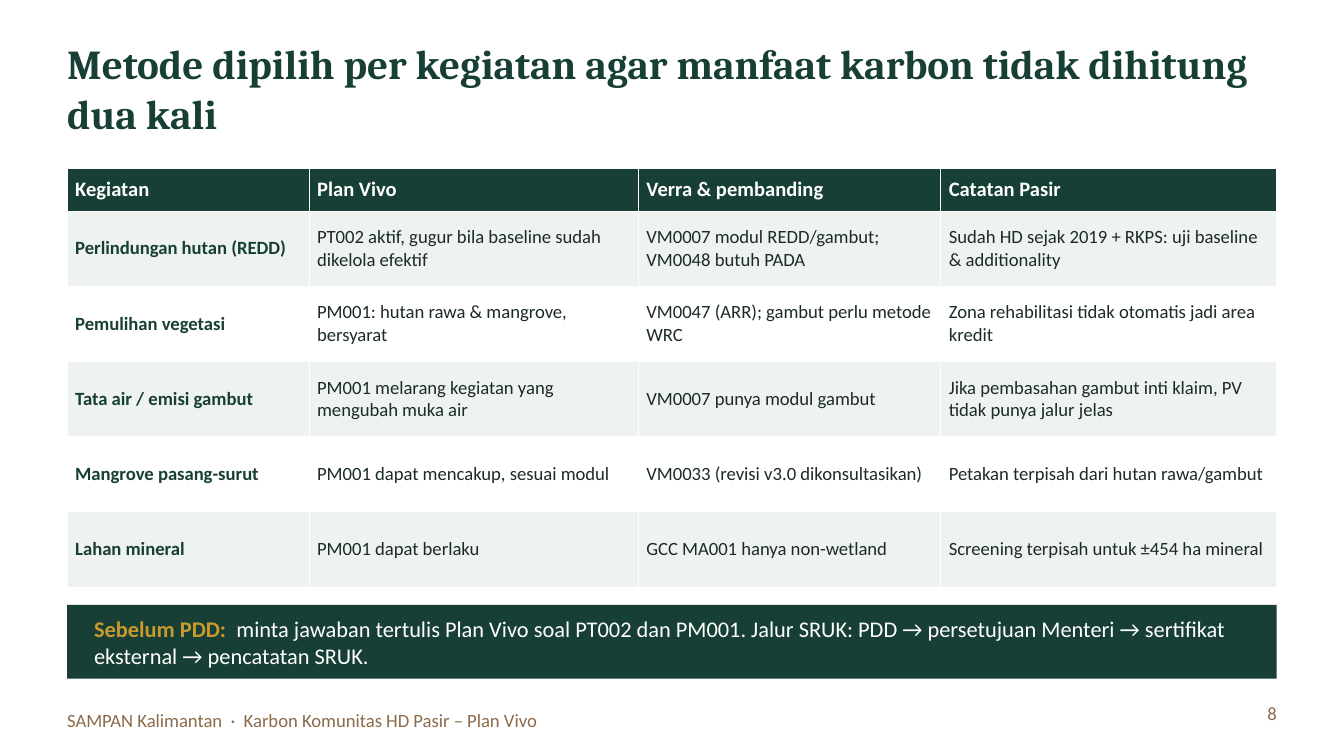
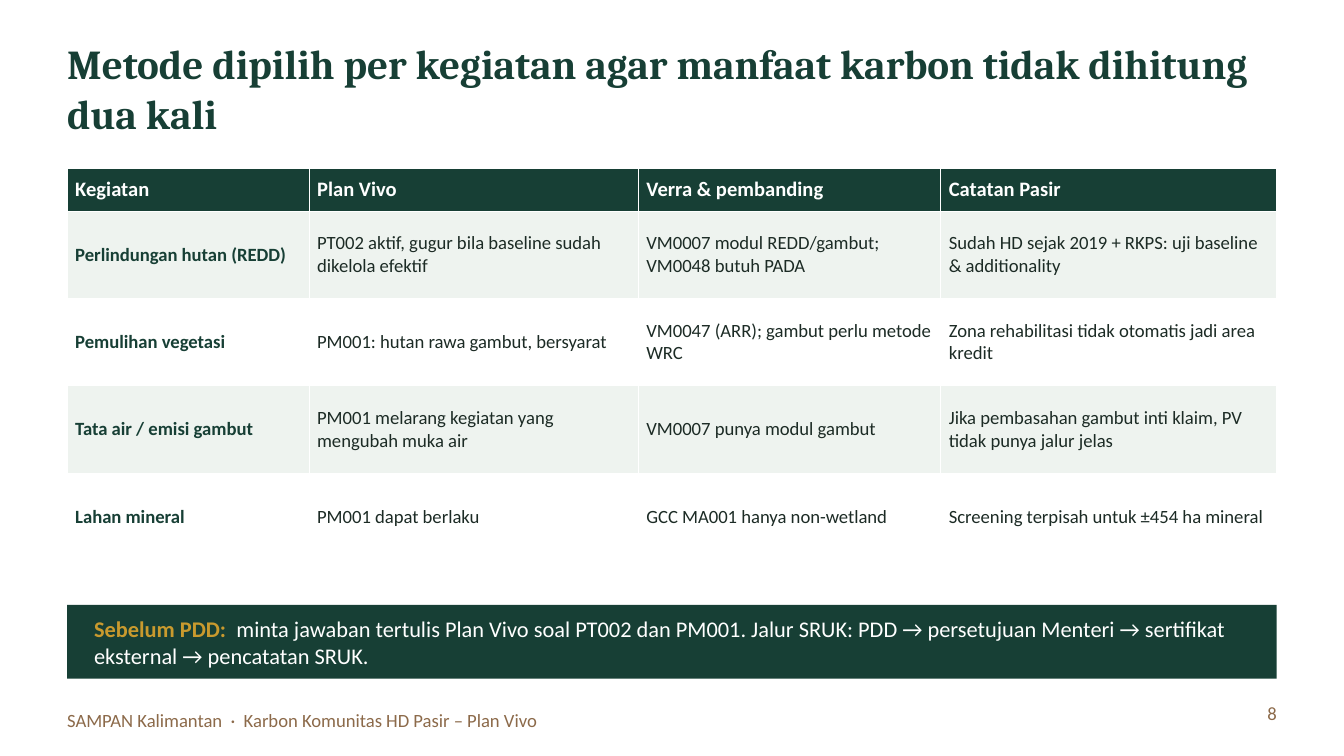
Before and after one commit to revoliaaa/revi, a slide deck: slide 8 of Kickoff_PlanVivo_HD_Pasir.pptx. Drawn at 1344x756 pixels with LibreOffice and Linux fonts; fonts in the diff are those of the drawing. Boxes give left, top, right and bottom in pixels: in the first picture for what was removed or moved away, otherwise in the second. Text is boxed around its words. In the diff, an @@ line names an element or a change of style, - is before the commit and + after.

```diff
--- a/Kickoff_PlanVivo_HD_Pasir.pptx
+++ b/Kickoff_PlanVivo_HD_Pasir.pptx
@@ table at (67, 168, 1277, 530) @@
-row 3, column 2: PM001: hutan rawa & mangrove, bersyarat
+row 3, column 2: PM001: hutan rawa gambut, bersyarat
-row 5: Mangrove pasang-surut | PM001 dapat mencakup, sesuai modul | VM0033 (revisi v3.0 dikonsultasikan) | Petakan terpisah dari hutan rawa/gambut
```
Also in this commit, not shown: 5 other slides changed, 2 slides added, 1 slide removed.
